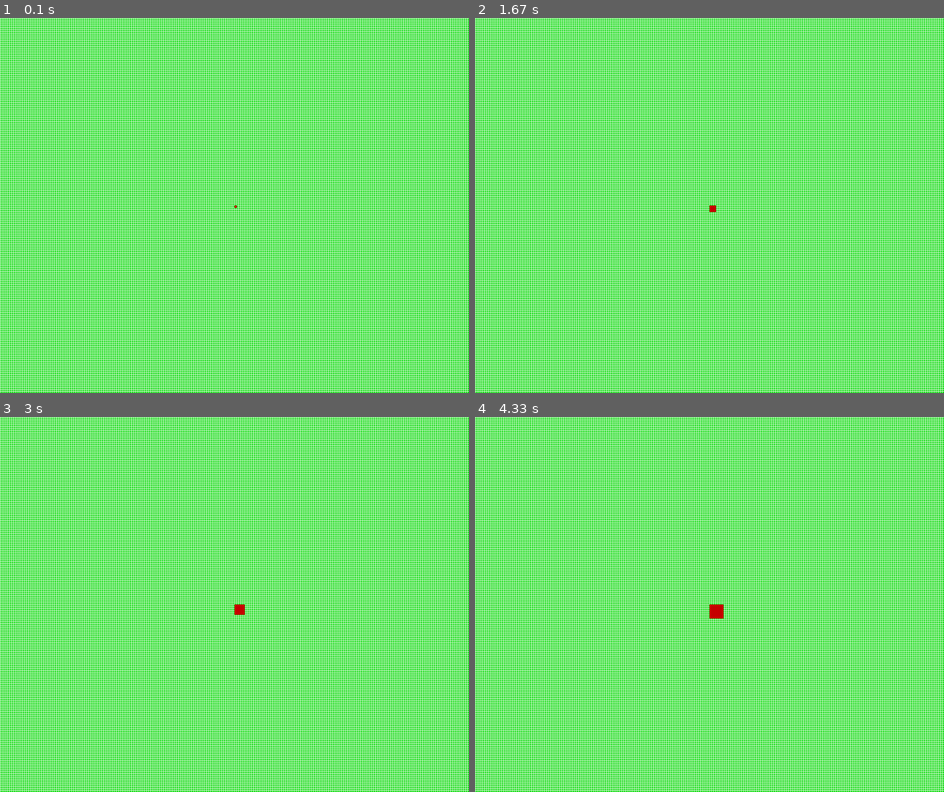
Above: before the commit, frames 1-4 (two rows, left to right).
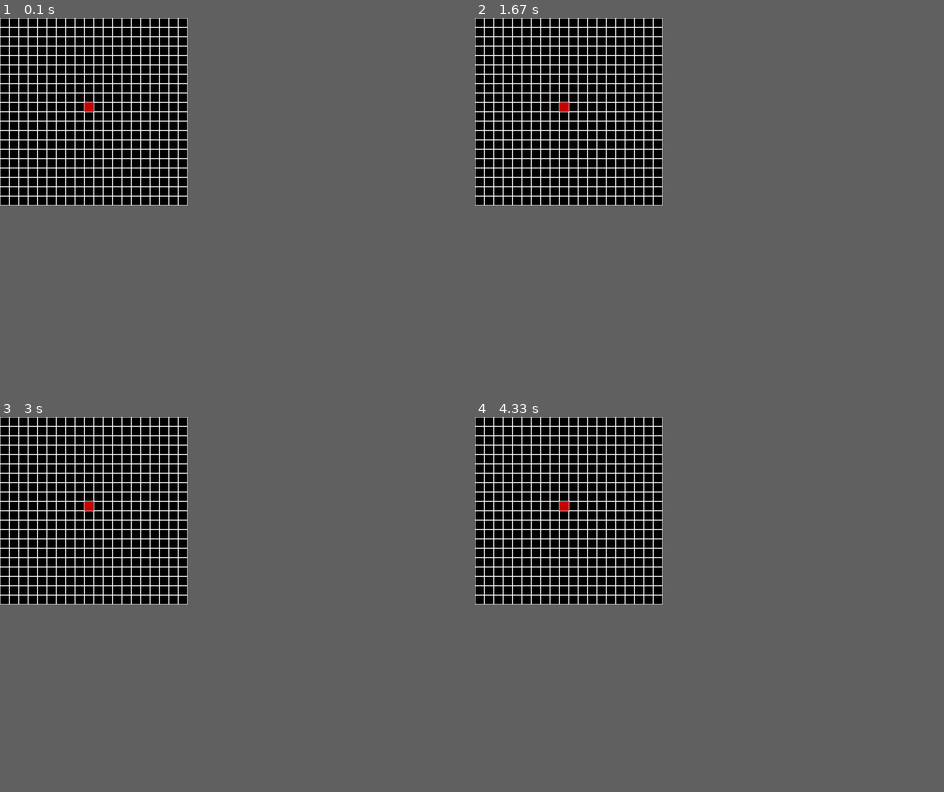
Above: after the commit, the same moments.

Repository: markus-brln/BachelorThesisForestFireControl
Game: pygame game, started from pygamePrac.py
Same seed, same stepped clock (60 frames per second), same inputs: the game is played once before the commit and once after it.
Inputs:
- Up to frame 1 (0.1 s): no input
- Up to frame 2 (1.67 s): no input
- Up to frame 3 (3 s): no input
- Up to frame 4 (4.33 s): no input
The window is 900x720 before the commit and 360x360 after it. Grey fills any space a smaller window leaves; there, only what the larger window draws over its background counts as a difference.

The runs differ from the first frame. In frame 1, 78% of the frame differs, in the area x 0-100%, y 0-100%; in frame 2, 78%; in frame 3, 78%; in frame 4, 78%.

Commit message:
Adapted fire to use Thijs' system

Diff:
--- a/pygamePrac.py
+++ b/pygamePrac.py
@@ -1,26 +1,88 @@
 import pygame
 
-# Intialize the pygame
-pygame.init()
+COLOR = {"BLACK": (0, 0, 0),
+         "WHITE": (255, 255, 255),
+         "RED": (255, 0, 0)}
 
-# create the screen
-Background = pygame.display.set_mode((1000, 800))
-Background.fill((0, 220, 0))
 
-for i in range(0, 1000, 4):
-    pygame.draw.line(Background, (255, 255, 255), (0, i), (1000, i))
-    pygame.draw.line(Background, (255, 255, 255), (i, 0), (i, 800))
+## TODO:
+#   Fire Propagation
 
-# Game Loop
-running = True
-while running:
-    for event in pygame.event.get():
-        if event.type == pygame.QUIT:
-            running = False
 
-    for i in range(0, 100000, 1):
-        fire = pygame.Rect(500, 400, 2+i/10, 2+i/10)
-        pygame.draw.rect(Background, (200, 0, 0), fire)
+class Model:
+    # Other parameters can be added later
+    ## Length: Grid size
+    ## Agents: Number of agents
+    def __init__(self, length, agents):
+        self.size = length
+        self.agents = agents
+        self.selected_squares = [(5, 5)]
+        self.X = length
+        self.Y = length
+
+        self.startEpisode()
+        self.terminal_state = False
+
+    def startEpisode(self):
+        self.selected_squares = [(5, 5)]
+        self.time = 0
+        self.firepos = [(self.size / 2, self.size / 2)]
+
+    def time_step(self):
+        self.time += 1
+
+    def select_square(self, width, height):
+        self.selected_squares += [(width, height)]
+
+
+## Separate these classes, figure out how to import code from other file
+class View:
+    def __init__(self, model, grid_block_size):
+        self.model = model
+        self.grid_block_size = grid_block_size  ## Width and height of block in grid
+        self.window_size = model.size * grid_block_size
+
+        self.window = pygame.display.set_mode((self.window_size, self.window_size))
+
+        self.clock = pygame.time.Clock()  ## Don't know if necessary yet
+
+    def update(self):
+        self.window.fill(COLOR["BLACK"])
+        self.draw_grid()
+        self.startFire()
         pygame.display.update()
 
-    pygame.display.update()
+    def draw_grid(self):
+        block_size = self.grid_block_size
+        for x in range(self.model.size):
+            for y in range(self.model.size):
+                rect = pygame.Rect(x * block_size, y * block_size, block_size, block_size)
+                pygame.draw.rect(self.window, COLOR["WHITE"], rect, 1)
+
+    def show_selected(self, block_size):
+        block_size = self.grid_block_size
+        for selected in self.model.selected_squares:
+            rect = pygame.Rect(selected[0] * block_size - block_size / 2, selected[1] * block_size, block_size,
+                               block_size)
+            pygame.draw.rect(self.window, COLOR["RED"], rect, block_size)
+
+    def startFire(self):
+        x = self.window_size / 2
+        y = self.window_size / 2
+        fire = pygame.Rect(x - 20, y - 20, self.model.size, self.model.size)
+        pygame.draw.rect(self.window, (200, 0, 0), fire)
+
+
+def main():
+    environment = Model(20, [])
+    view = View(environment, 20)
+    running = True
+    while running:
+        for event in pygame.event.get():
+            if event.type == pygame.QUIT:
+                running = False
+        view.update()
+
+
+if __name__ == "__main__":
+    main()
